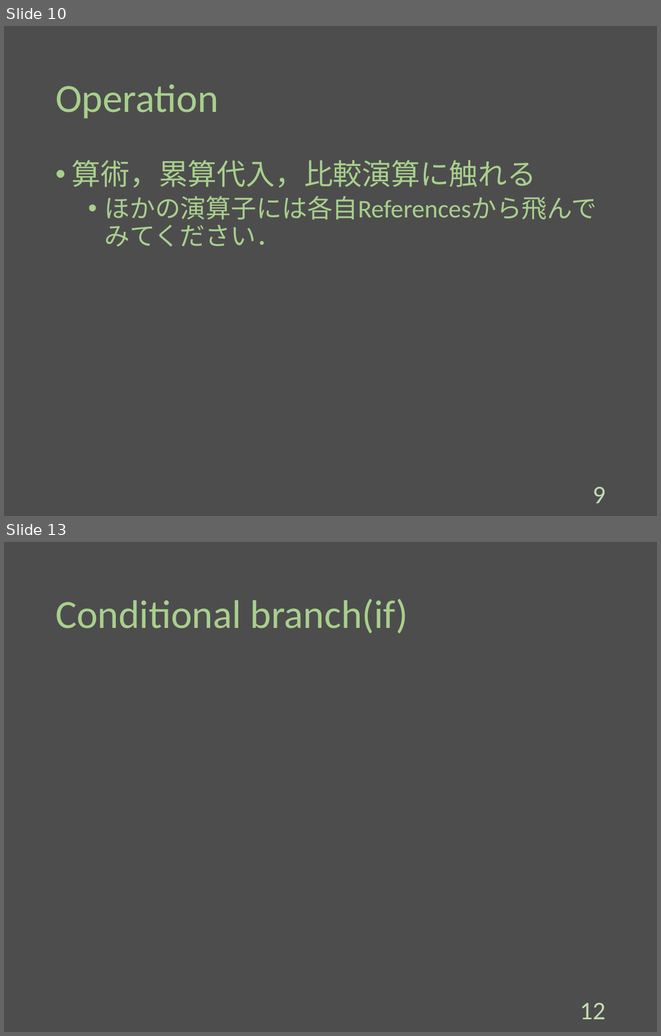
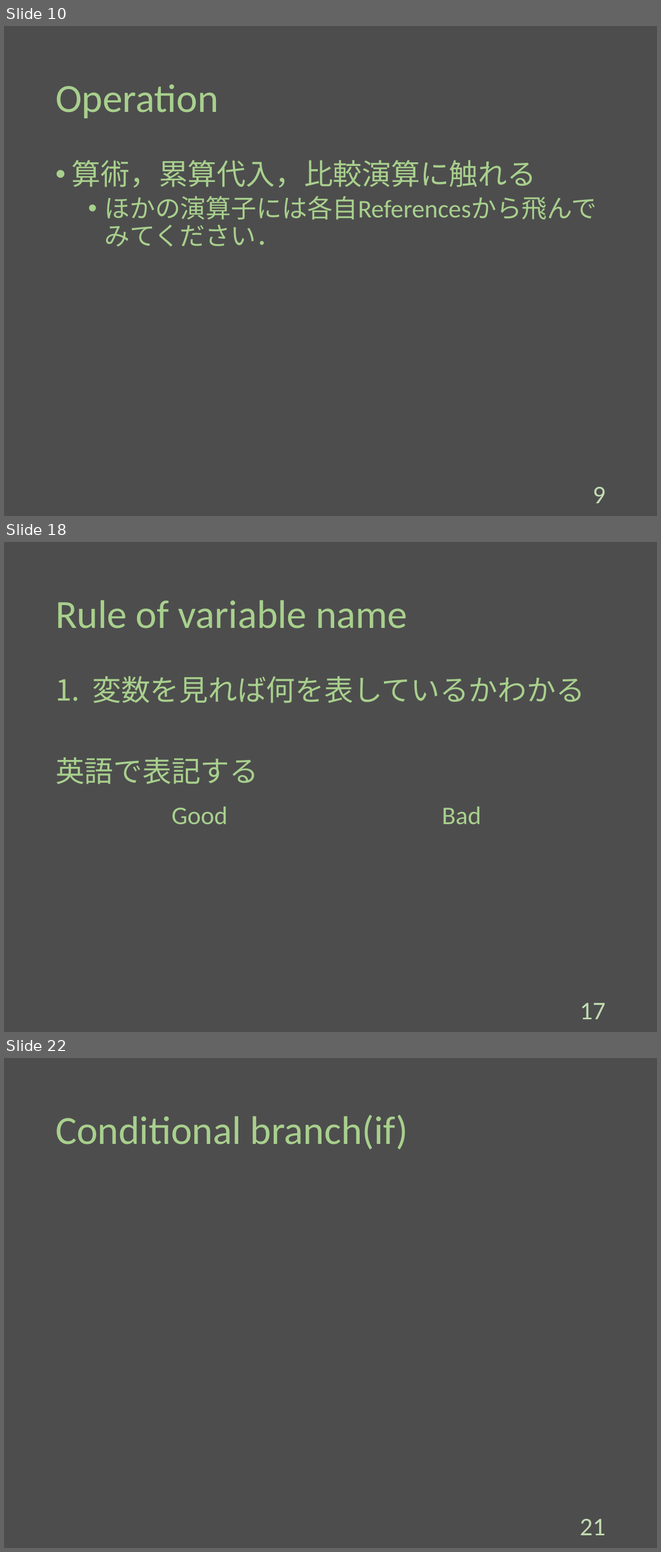
Before and after one commit to Melbeck777/program_seminar, a slide deck: ProgramSlide.pptx. Shown one above the other, each under a label of ours: slides 10 and 13 before the commit, slides 10, 18 and 22 after it; the slides between them are not shown. The pictures are 661x1036 and 661x1552 pixels, drawn with LibreOffice and Linux fonts; fonts in the diff are those of the drawing. Boxes give left, top, right and bottom in pixels: in the first picture for what was removed or moved away, otherwise in the second. Text is boxed around its words. In the diff, an @@ line names an element or a change of style, - is before the commit and + after.

Commit message:
[add]:Write operation and rule of variable name.

```diff
--- a/ProgramSlide.pptx
+++ b/ProgramSlide.pptx
@@ slide 18 added at box(4, 542, 657, 1032), background #4D4D4D @@
@@ title added at box(55, 600, 407, 628), 44 pt, text #A8D08D @@
+Rule of variable name
@@ text added at box(55, 676, 585, 784), 32 pt, text #A8D08D @@
+1. 変数を見れば何を表しているかわかる
+英語で表記する
@@ text added at box(171, 806, 228, 824), 28 pt, text #A8D08D @@
+Good
@@ text added at box(442, 806, 481, 824), 28 pt, text #A8D08D @@
+Bad
@@ page number added at box(580, 1003, 605, 1019), 28 pt, text #C3DDB3 @@
+17
@@ what was slide 13 is now slide 22 @@
@@ page number at box(580, 1519, 605, 1535): text changed @@
-12
+21
```
Also in this commit, not shown: 5 slides changed, 8 other slides added.
